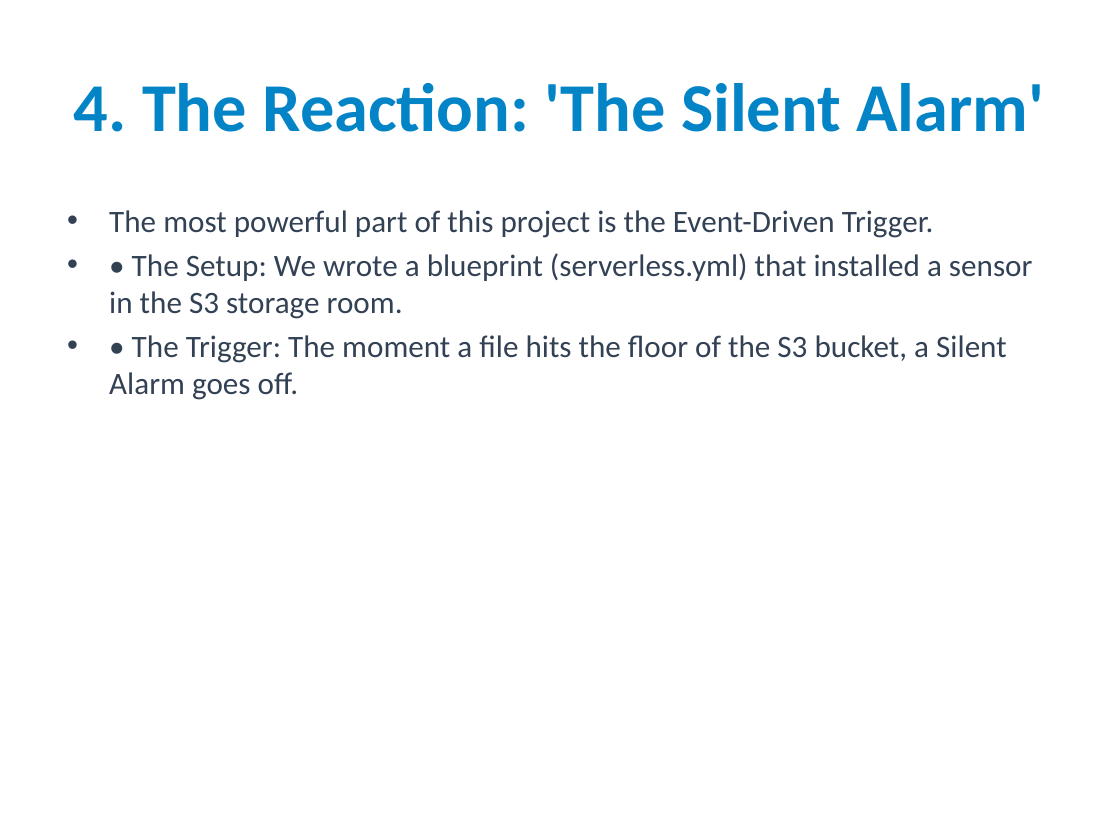
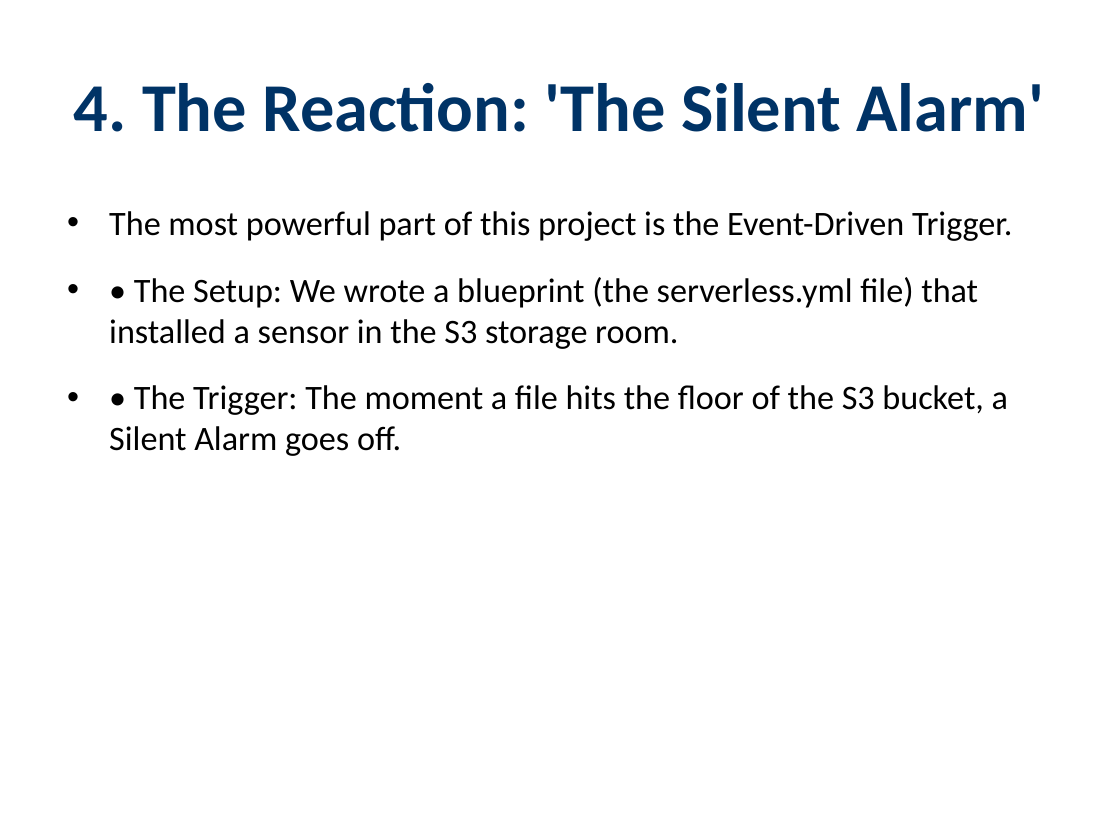
Before and after one commit to Breacher-0/AWS-EC2-local-testing-and-simulation, a slide deck: slide 8 of Ahmed_Khalil_Validation_Demo.pptx. Drawn at 1120x840 pixels with LibreOffice and Linux fonts; fonts in the diff are those of the drawing. Boxes give left, top, right and bottom in pixels: in the first picture for what was removed or moved away, otherwise in the second. Text is boxed around its words. In the diff, an @@ line names an element or a change of style, - is before the commit and + after.

```diff
--- a/Ahmed_Khalil_Validation_Demo.pptx
+++ b/Ahmed_Khalil_Validation_Demo.pptx
@@ title "4. The Reaction: 'The Silent ..." at [74,83,1045,132]: text colour #0284C7 to #003366 @@
@@ text at [109,211,1012,456]: size 20 to 22 pt, text colour #334155 to #000000 in "The most powerful part of this project ...", "• The Trigger: The moment a file ..."; more space between paragraphs @@
@@ text at [109,277,978,349]: text changed; size 20 to 22 pt; text colour #334155 to #000000 @@
-• • The Setup: We wrote a blueprint (serverless.yml) that installed a sensor in the S3 storage room.
+• • The Setup: We wrote a blueprint (the serverless.yml file) that installed a sensor in the S3 storage room.
```
Also in this commit, not shown: 13 other slides changed, 1 other file.
